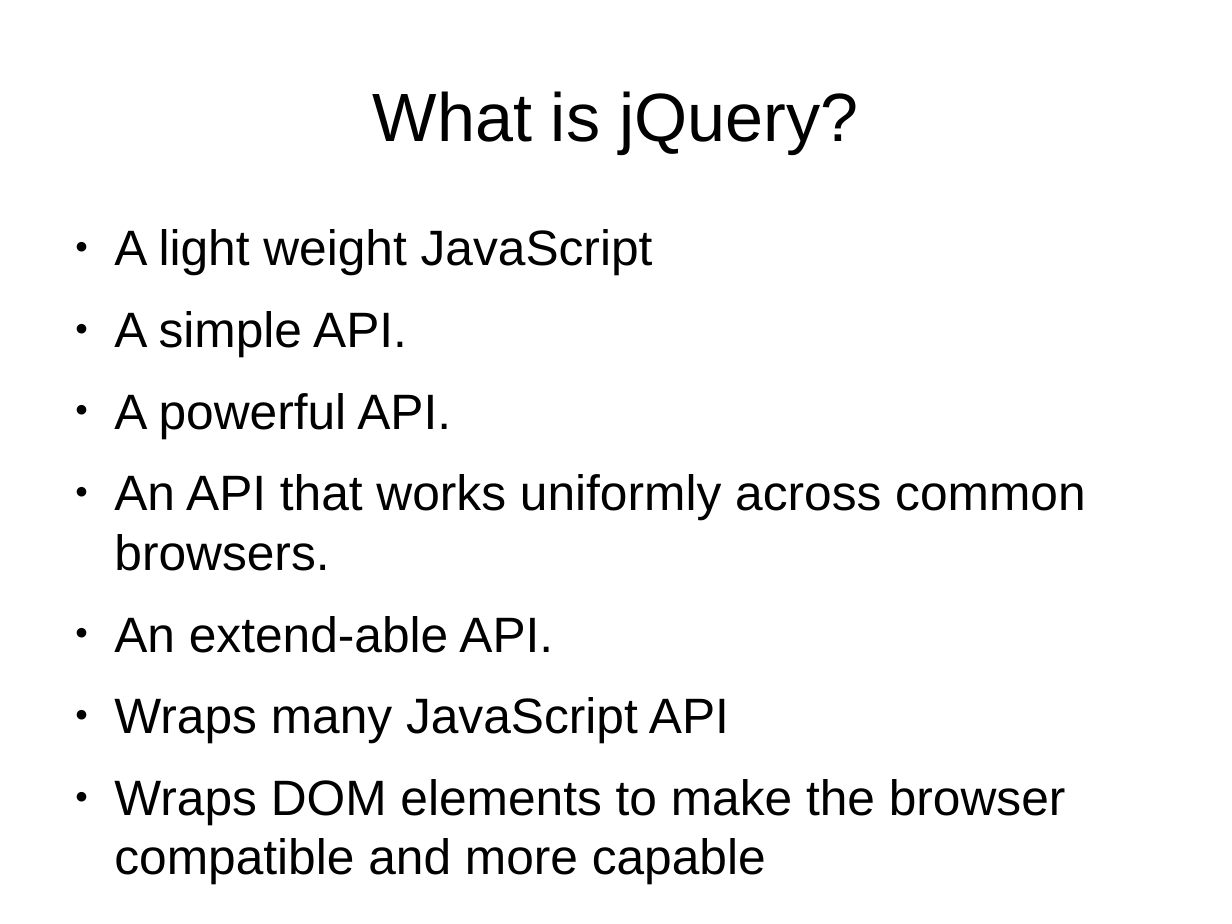
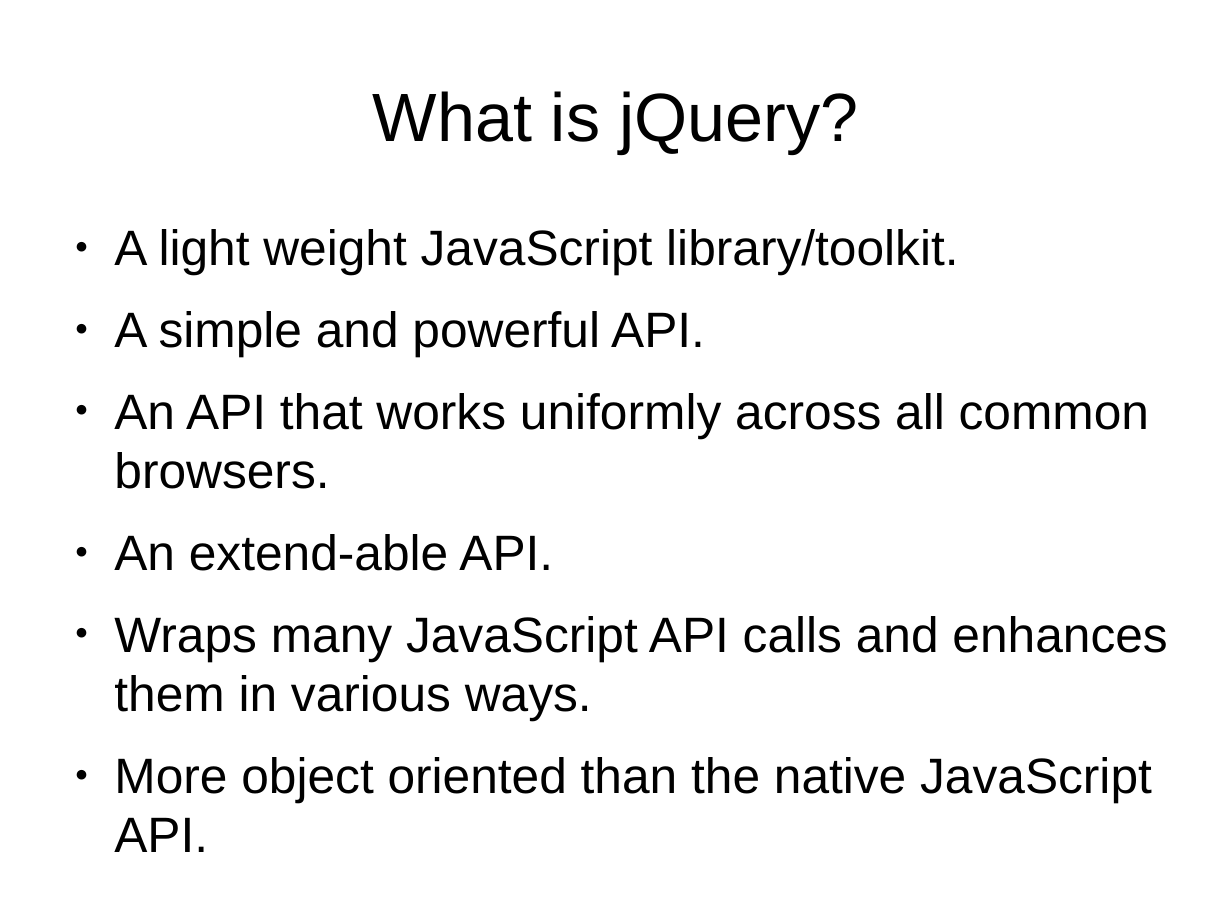
Before and after one commit to veltzer/demos, a slide deck: slide 3 of javascript/jquery/doc/jquery.odp. Drawn at 1232x924 pixels with LibreOffice and Linux fonts; fonts in the diff are those of the drawing. Boxes give left, top, right and bottom in pixels: in the first picture for what was removed or moved away, otherwise in the second. Text is boxed around its words. In the diff, an @@ line names an element or a change of style, - is before the commit and + after.

```diff
--- a/javascript/jquery/doc/jquery.odp
+++ b/javascript/jquery/doc/jquery.odp
@@ text at [114, 229, 1149, 489]: text changed @@
-● A light weight JavaScript
-● A simple API.
-● A powerful API.
-● An API that works uniformly across common browsers.
+● A light weight JavaScript library/toolkit.
+● A simple and powerful API.
+● An API that works uniformly across all common browsers.
@@ text at [114, 616, 1167, 802]: text changed @@
-● Wraps many JavaScript API
-● Wraps DOM elements to make the browser compatible and more capable
+● Wraps many JavaScript API calls and enhances them in various ways.
+● More object oriented than the native JavaScript API.
```
Also in this commit, not shown: 8 other slides changed, 2 slides added, 16 other files.
